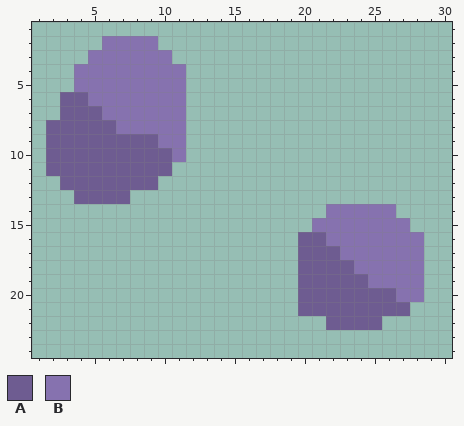
Two states of a pixel-art sprite, sprites/blocks/environment/ore-obsidian1.png. Above, as it was before the edit.
The file is 32x32 pixels. Shown: x 1..30, y 1..24.
Palette (. is transparent): A #6e5c91  B #8672af
Pixels before, first column x 2:
 2 ....BBBB...................
 3 ...BBBBBB..................
 4 ..BBBBBBBB.................
 5 ..BBBBBBBB.................
 6 .AABBBBBBB.................
 7 .AAABBBBBB.................
 8 AAAAABBBBB.................
 9 AAAAAAAABB.................
10 AAAAAAAAAB.................
11 AAAAAAAAA..................
12 .AAAAAAA...................
13 ..AAAA.....................
14 ....................BBBBB..
15 ...................BBBBBBB.
16 ..................AABBBBBBB
17 ..................AAABBBBBB
18 ..................AAAABBBBB
19 ..................AAAAABBBB
20 ..................AAAAAAABB
21 ..................AAAAAAAA.
22 ....................AAAA...
Once edited:
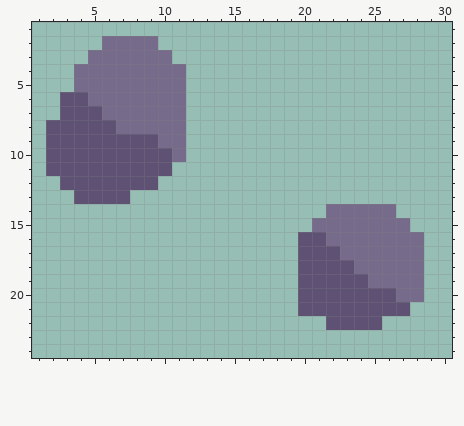
Commit: Obsidian Ore recolor (again) we'll have to see how this looks ingame
What changed:
colour A: #6e5c91 -> #5e5173
colour B: #8672af -> #766b8a
